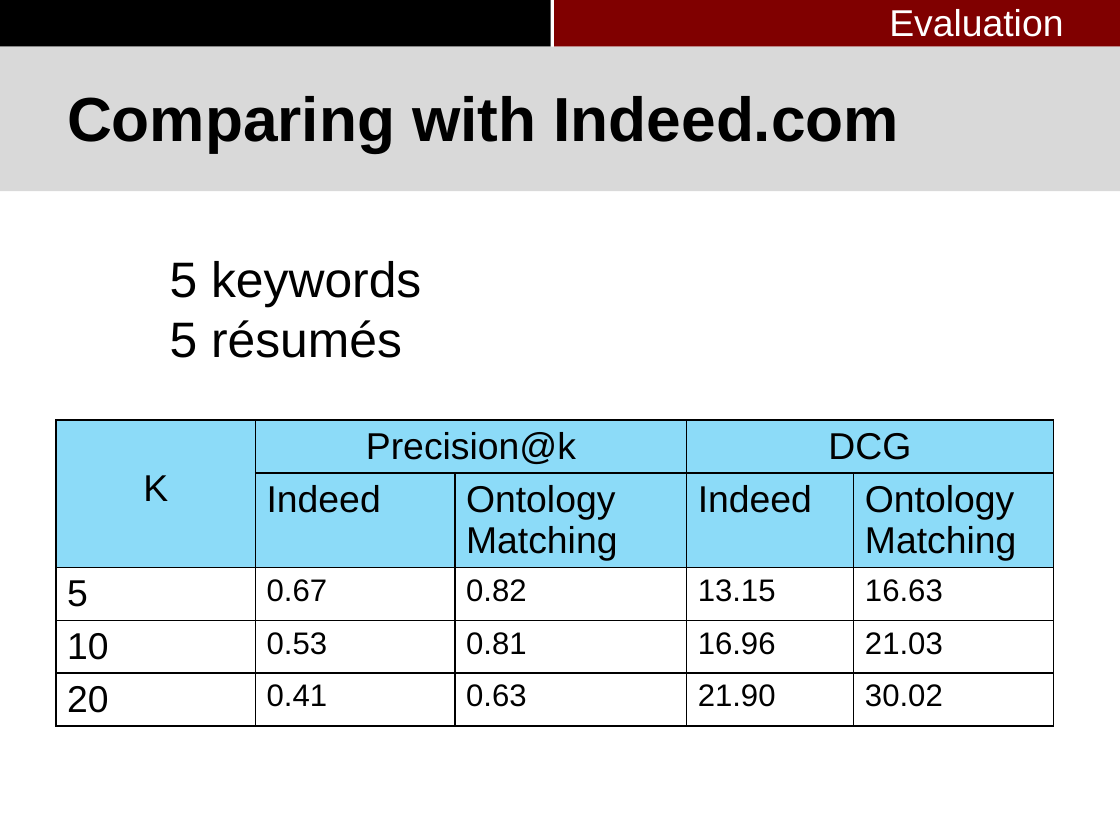
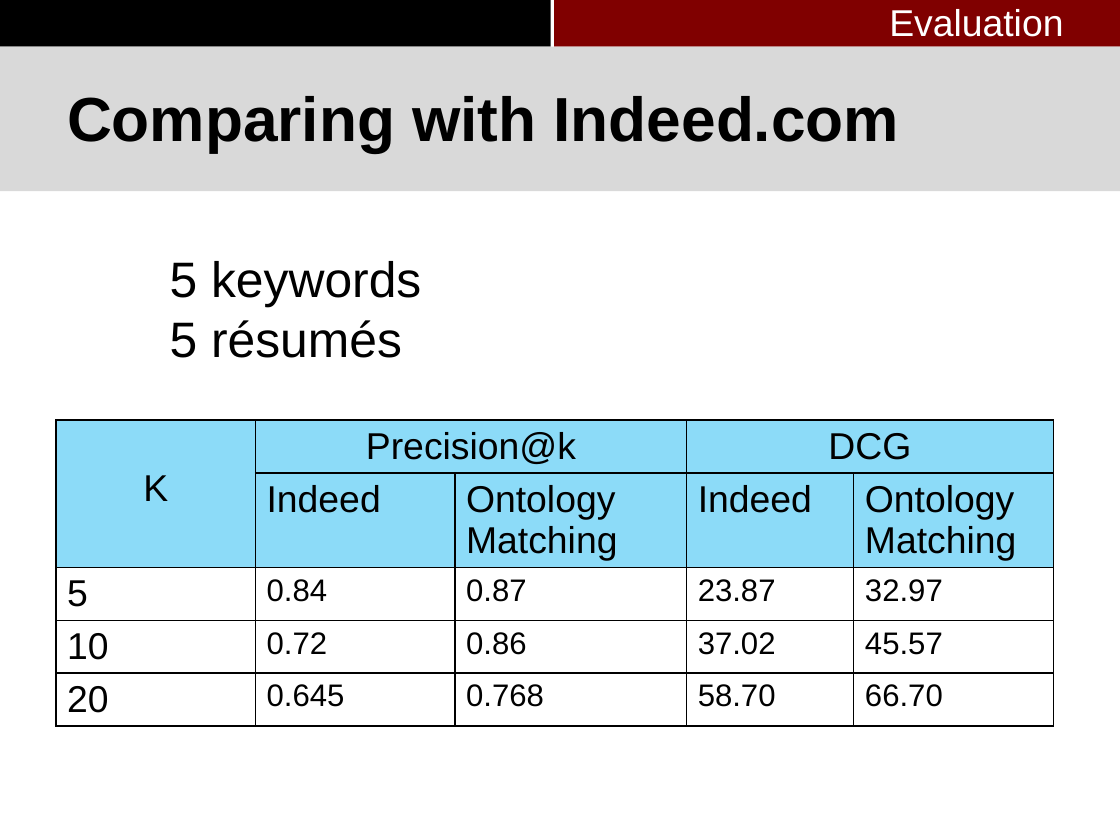
Before and after one commit to pkushiqiang/thesis, a slide deck: slide 79 of media/Master's thesis-3.pptx. Drawn at 1120x840 pixels with LibreOffice and Linux fonts; fonts in the diff are those of the drawing; background and template pictures are left out. Boxes give left, top, right and bottom in pixels: in the first picture for what was removed or moved away, otherwise in the second. Text is boxed around its words. In the diff, an @@ line names an element or a change of style, - is before the commit and + after.

```diff
--- a/media/Master's thesis-3.pptx
+++ b/media/Master's thesis-3.pptx
@@ table at [56,420,1053,745] @@
-row 3: 5 | 0.67 | 0.82 | 13.15 | 16.63
+row 3: 5 | 0.84 | 0.87 | 23.87 | 32.97
-row 4: 10 | 0.53 | 0.81 | 16.96 | 21.03
+row 4: 10 | 0.72 | 0.86 | 37.02 | 45.57
-row 5: 20 | 0.41 | 0.63 | 21.90 | 30.02
+row 5: 20 | 0.645 | 0.768 | 58.70 | 66.70
```
Also in this commit, not shown: 4 other slides changed.
